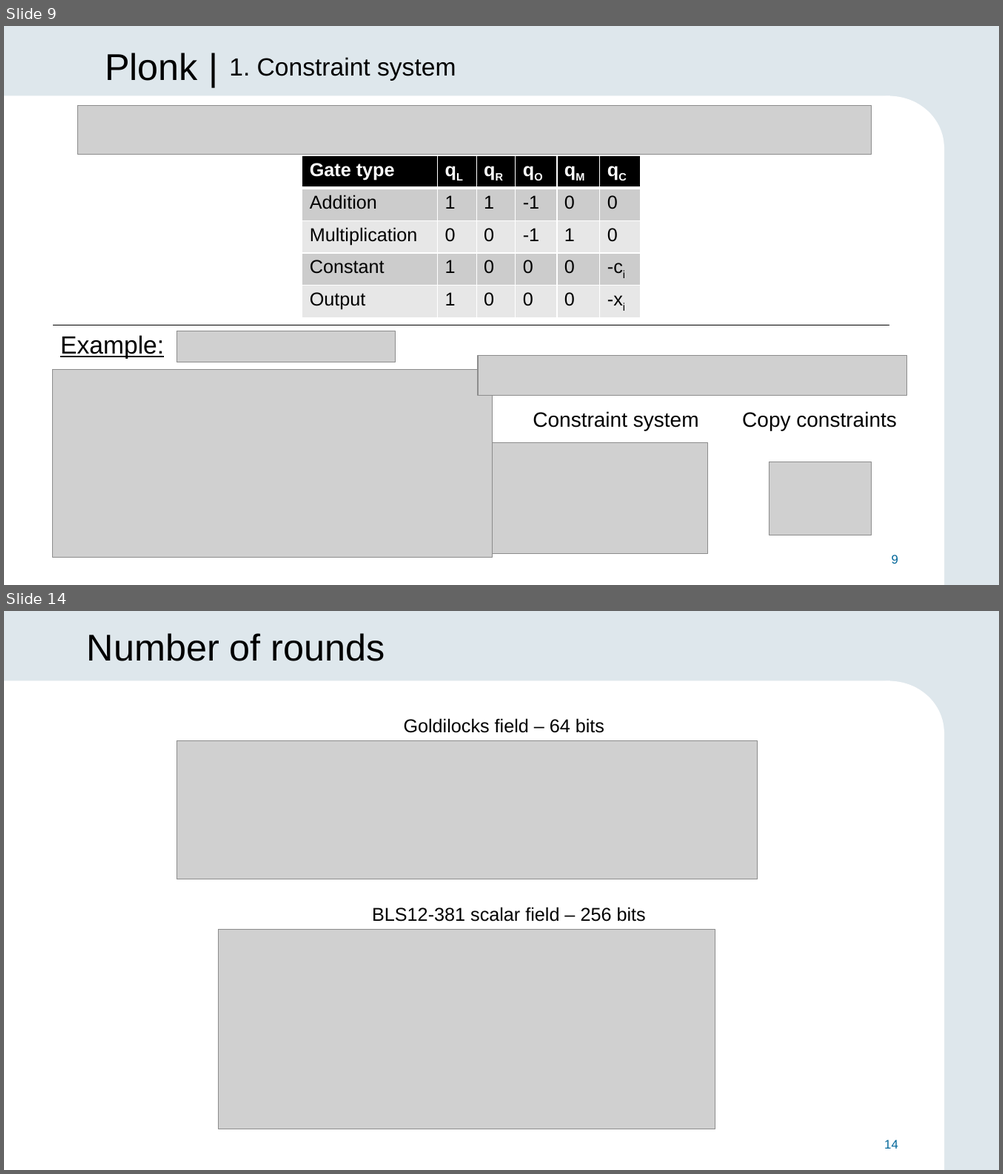
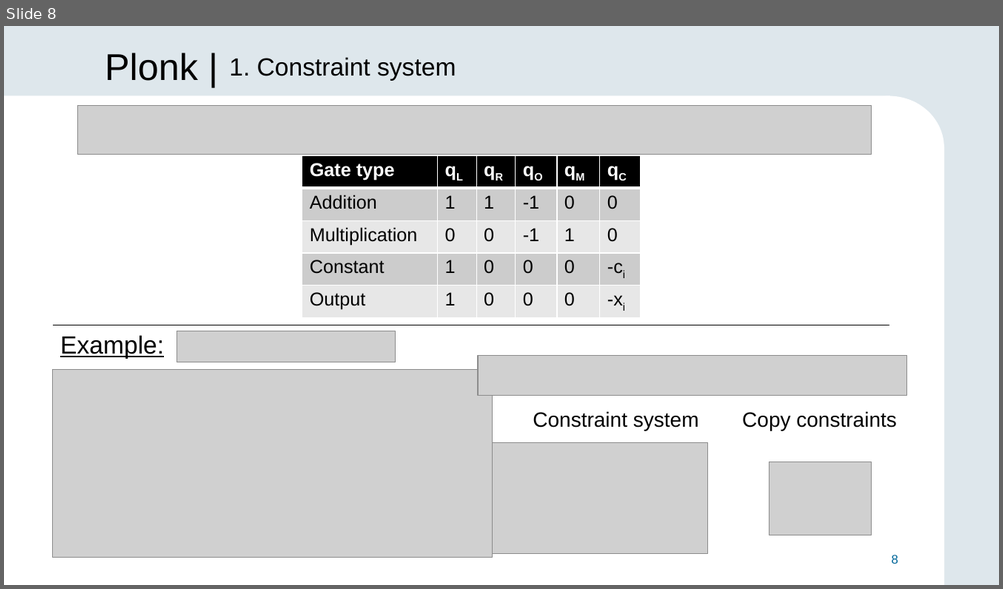
Before and after one commit to alexmllo/zk-hashes, a slide deck: thesis/slides.pptx. Shown one above the other, each under a label of ours: slides 9 and 14 before the commit, slide 8 after it; the slides between them are not shown. The pictures are 1003x1174 and 1003x589 pixels, drawn with LibreOffice and Linux fonts; fonts in the diff are those of the drawing; grey boxes stand for pictures; background and template pictures are left out. Boxes give left, top, right and bottom in pixels: in the first picture for what was removed or moved away, otherwise in the second. Text is boxed around its words. In the diff, an @@ line names an element or a change of style, - is before the commit and + after.

```diff
--- a/thesis/slides.pptx
+++ b/thesis/slides.pptx
@@ slide 14 removed at [4, 611, 999, 1170], background #DEE7EC; not listed: 3 template elements that a slide beside it also shows @@
@@ title removed at [87, 633, 385, 661] @@
-Number of rounds
@@ text removed at [404, 718, 604, 733] @@
-Goldilocks field – 64 bits
@@ picture removed at [176, 741, 757, 880] @@
@@ text removed at [372, 907, 646, 922] @@
-BLS12-381 scalar field – 256 bits
@@ picture removed at [219, 930, 715, 1130] @@
@@ page number removed at [884, 1140, 898, 1149] @@
-14
@@ what was slide 9 is now slide 8 @@
@@ page number at [891, 555, 898, 564]: text changed @@
-9
+8
```
Also in this commit, not shown: 12 slides changed, 3 slides added, 3 other slides removed.
